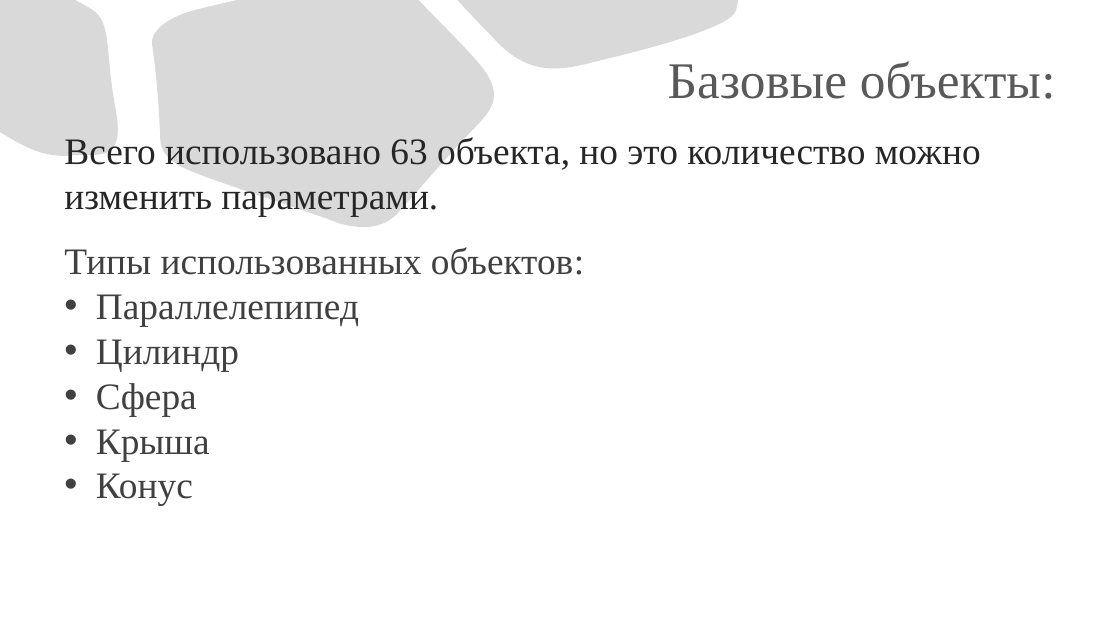
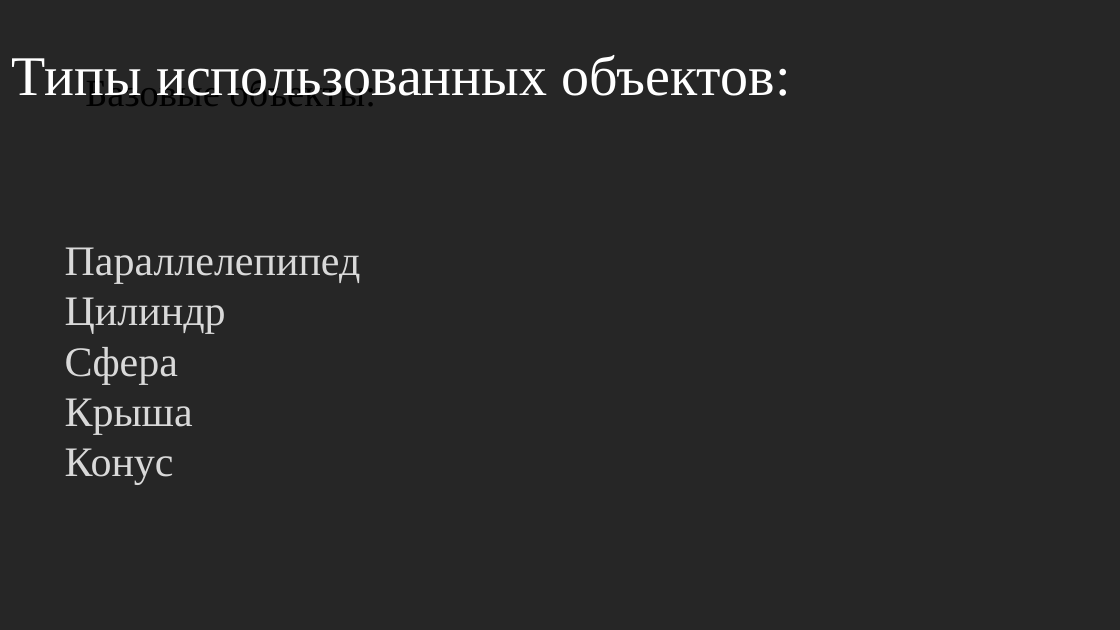
Before and after one commit to KuzovlevAnton/photos, a slide deck: slide 4 of Кузовлев Антон Презентация Шахматы.pptx. Drawn at 1120x630 pixels with LibreOffice and Linux fonts; fonts in the diff are those of the drawing; background and template pictures are left out; a plain dark background stands for a picture behind light text. Boxes give left, top, right and bottom in pixels: in the first picture for what was removed or moved away, otherwise in the second. Text is boxed around its words. In the diff, an @@ line names an element or a change of style, - is before the commit and + after.

```diff
--- a/Кузовлев Антон Презентация Шахматы.pptx
+++ b/Кузовлев Антон Презентация Шахматы.pptx
@@ background #FFFFFF to picture (left out) @@
@@ freeform shape removed at (0, 0, 126, 166) @@
@@ rectangle added at (0, 0, 1120, 630), fill #000000 at 10% opacity, outline #43739E 1 pt @@
@@ freeform shape removed at (150, 0, 503, 239) @@
@@ freeform shape removed at (457, 0, 738, 82) @@
@@ text "Типы использованных объектов:": place and size @@
-text "Типы использованных объектов:" at (64, 247, 584, 506)
+text "Типы использованных объектов:" at (12, 55, 790, 96)
@@ text "Типы использованных объектов:" at (12, 55, 790, 96): size 32 to 48 pt, text colour #404040 to #FFFFFF; line spacing 1 to 0.9; more space between paragraphs @@
@@ title "Базовые объекты:": place and size @@
-title "Базовые объекты:" at (668, 61, 1056, 99)
+title "Базовые объекты:" at (85, 77, 376, 96)
@@ title "Базовые объекты:" at (85, 77, 376, 96): size 44 to 33 pt, text colour #595959 to #000000; alignment right to left; line spacing 1 to 0.9 @@
@@ text removed at (64, 137, 981, 216) @@
-Всего использовано 63 объекта, но это количество можно изменить параметрами.
@@ text added at (65, 247, 361, 485), 36 pt, text #D9D9D9 @@
+Параллелепипед
+Цилиндр
+Сфера
+Крыша
+Конус
@@ text at (96, 294, 359, 506): paragraphs removed @@
-• Параллелепипед
-• Цилиндр
-• Сфера
-• Крыша
-• Конус
```
Also in this commit, not shown: 10 other slides changed, 1 slide added, 1 slide removed.
